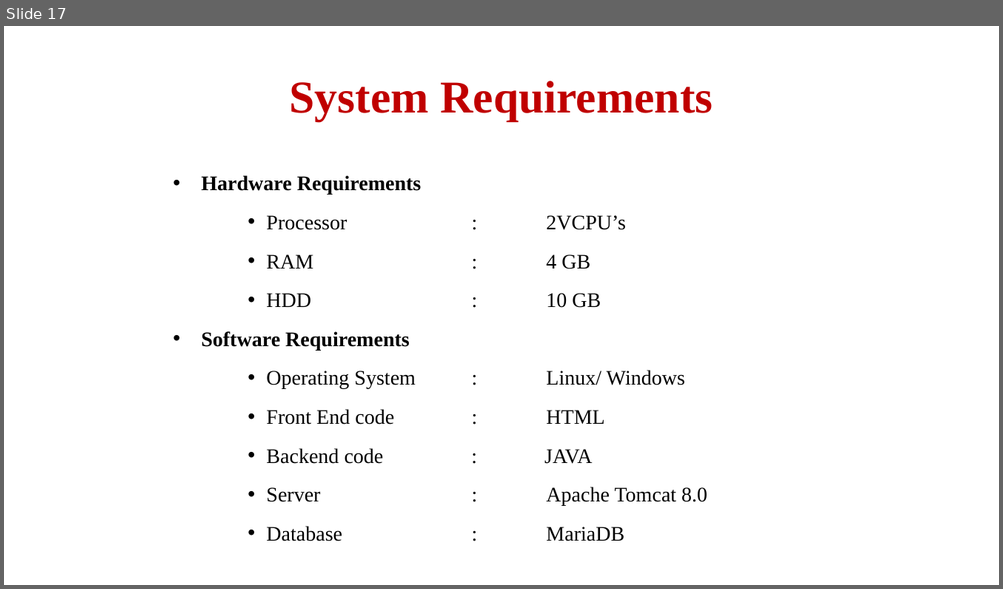
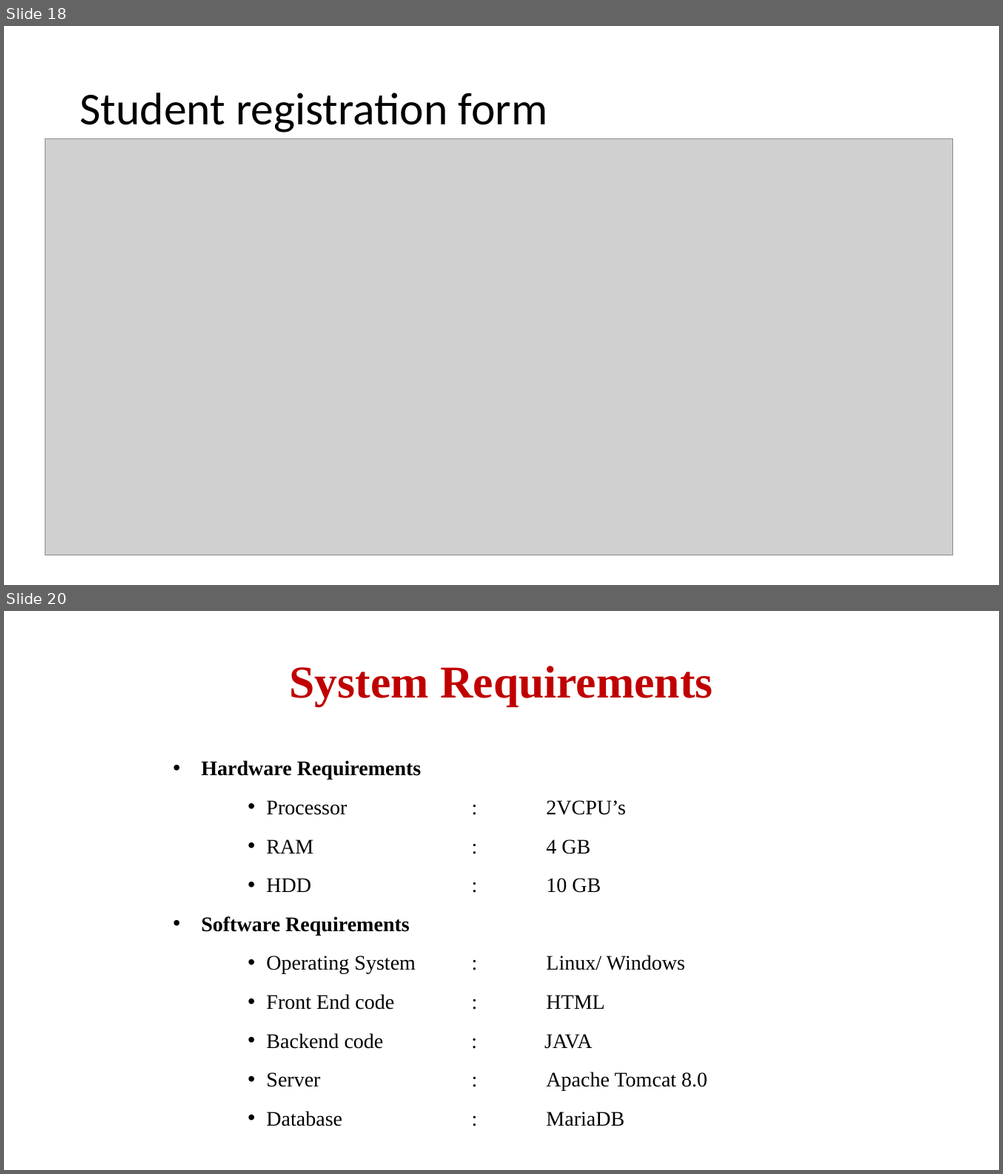
Before and after one commit to saisiva2502/studentapp-project, a slide deck: siva-project.pptx. Shown one above the other, each under a label of ours: slide 17 before the commit, slides 18 and 20 after it; the slides between them are not shown. The pictures are 1003x589 and 1003x1174 pixels, drawn with LibreOffice and Linux fonts; fonts in the diff are those of the drawing; grey boxes stand for pictures. Boxes give left, top, right and bottom in pixels: in the first picture for what was removed or moved away, otherwise in the second. Text is boxed around its words. In the diff, an @@ line names an element or a change of style, - is before the commit and + after.

```diff
--- a/siva-project.pptx
+++ b/siva-project.pptx
@@ slide 18 added at box(4, 26, 999, 585), background #FFFFFF @@
@@ title added at box(79, 93, 548, 133), 44 pt, text #000000 @@
+Student registration form
@@ picture added at box(45, 138, 952, 556) @@
@@ what was slide 17 is now slide 20 @@
```
Also in this commit, not shown: 1 slide changed, 2 other slides added.
